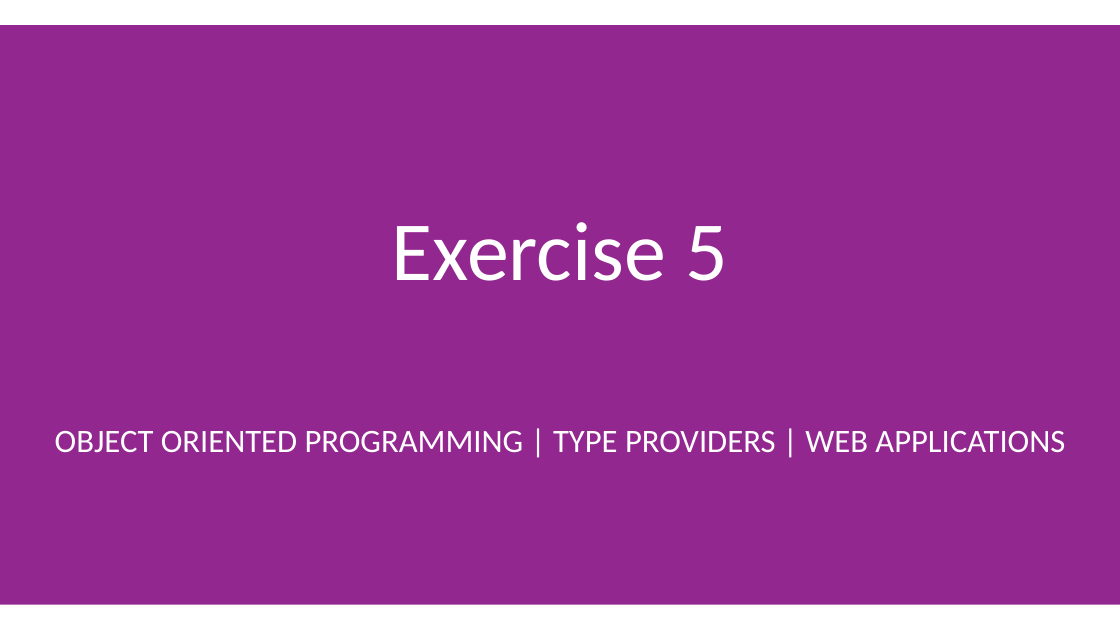
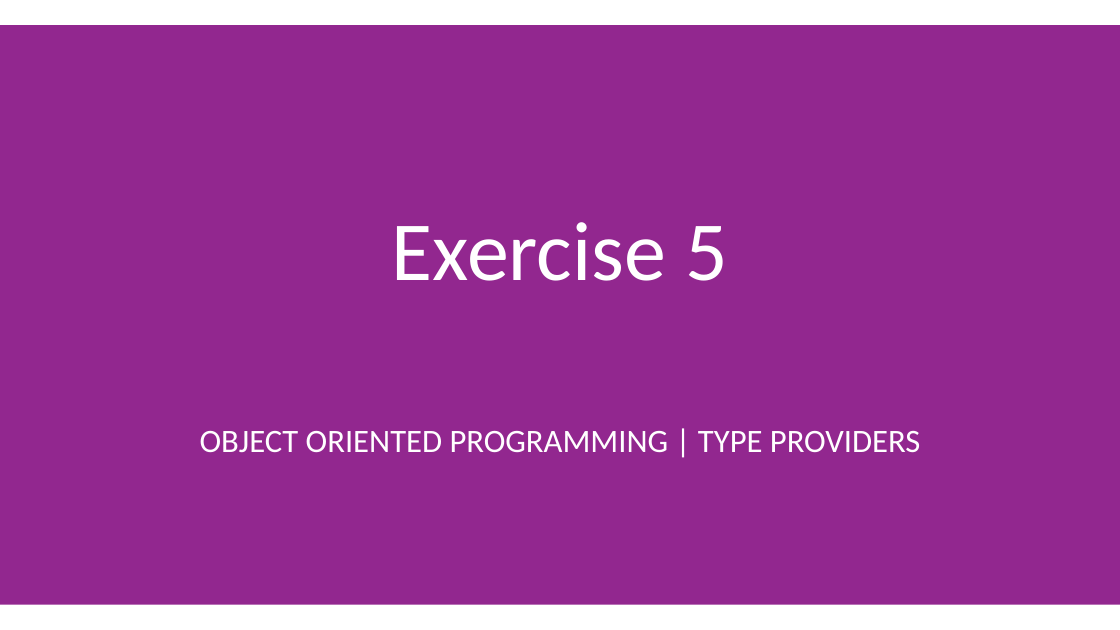
Before and after one commit to jorgef/fsharpworkshop, a slide deck: slide 85 of FSharpWorkshop_Slides.pptx. Drawn at 1120x630 pixels with LibreOffice and Linux fonts; fonts in the diff are those of the drawing. Boxes give left, top, right and bottom in pixels: in the first picture for what was removed or moved away, otherwise in the second. Text is boxed around its words. In the diff, an @@ line names an element or a change of style, - is before the commit and + after.

Commit message:
Updated slides and exercises

```diff
--- a/FSharpWorkshop_Slides.pptx
+++ b/FSharpWorkshop_Slides.pptx
@@ text at <box>200,431,920,453</box>: text changed @@
-OBJECT ORIENTED PROGRAMMING | TYPE PROVIDERS | WEB APPLICATIONS
+OBJECT ORIENTED PROGRAMMING | TYPE PROVIDERS
```
Also in this commit, not shown: 6 other slides changed, 3 other files.
